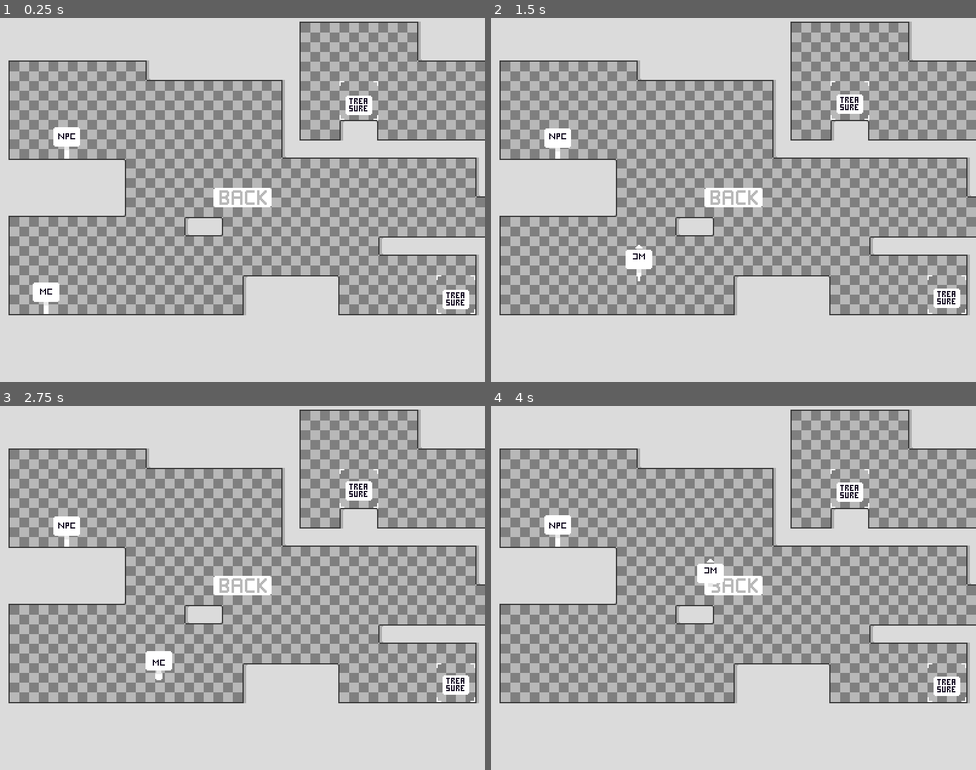
Above: before the commit, frames 1-4 (two rows, left to right).
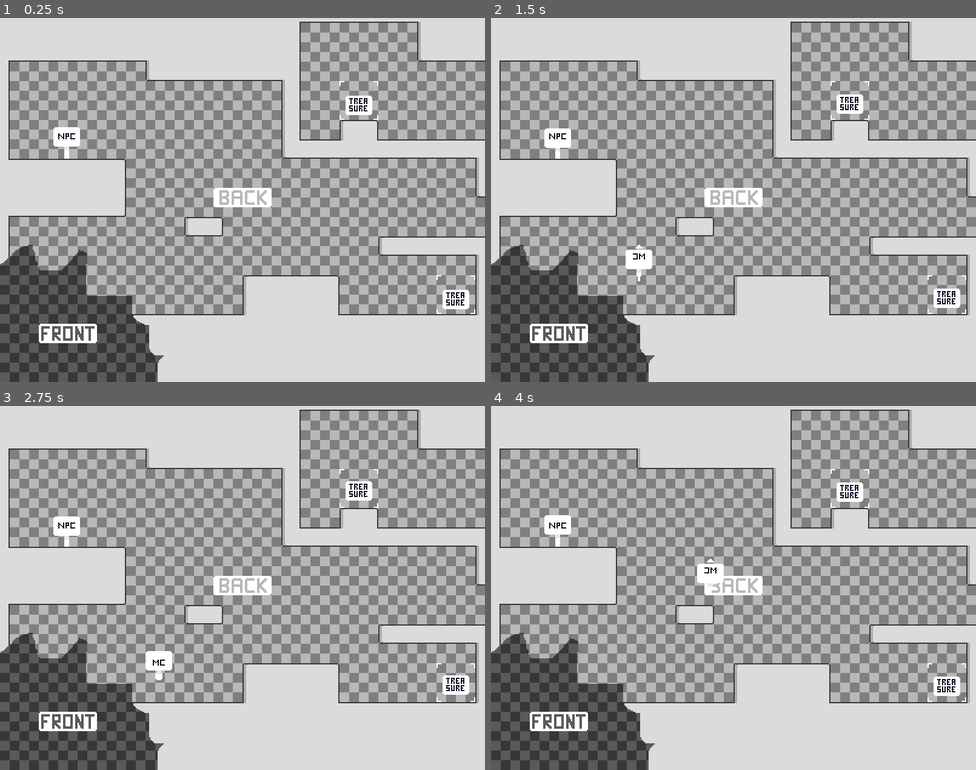
Above: after the commit, the same moments.

Repository: FreezedRain/CustomizablePlatformer
Game: Godot game, scene res://scenes/game.tscn
Two runs of this game, one before a commit and one after it. Both use one fixed random seed, a clock stepped at 60 frames per second and the inputs below.
Inputs:
- Up to frame 1 (0.25 s): no input
- Up to frame 2 (1.5 s): hold D (right) 0.53-1.28 s; hold Space (jump) 0.53-1.28 s; tap E (interact) at 0.6 s; hold A (left) from 1.28 s (still down); tap Space (jump) at 1.35 s
- Up to frame 3 (2.75 s): tap Space (jump) at 1.52, 1.82 s; tap E (interact) at 1.55, 2.1 s; release A (left) at 2.03 s; hold D (right) from 2.03 s (still down); hold Space (jump) from 2.03 s (still down)
- Up to frame 4 (4 s): release Space (jump) at 2.78 s; tap E (interact) at 2.85 s; tap Space (jump) at 3.02, 3.32 s; release D (right) at 3.53 s; hold A (left) from 3.53 s (still down); hold Space (jump) from 3.53 s (still down)

The runs differ from the first frame. In frame 1, 8.9% of the frame differs, in the area x 0-34%, y 62-100%; in frame 2, 8.9%; in frame 3, 8.9%; in frame 4, 8.9%.

Commit message:
Audio

Diff:
--- a/scenes/game.tscn
+++ b/scenes/game.tscn
@@ -6,7 +6,16 @@
 [ext_resource type="Script" path="res://scenes/ui/data_menu.gd" id="3_rya4k"]
 [ext_resource type="Theme" uid="uid://bju5trwlshhcr" path="res://fonts/theme.tres" id="3_wvoig"]
 [ext_resource type="PackedScene" uid="uid://dvckxtysha25e" path="res://scenes/player/player.tscn" id="5_m6w3k"]
-[ext_resource type="Texture2D" uid="uid://s3egxpb8u3ew" path="res://sprites/background/background.png" id="7_y2hoe"]
+[ext_resource type="Script" path="res://scenes/sprites/loadable_texture.gd" id="7_yrr6m"]
+[ext_resource type="AudioStream" uid="uid://ldldcjgg5wje" path="res://audio/Blippy Trance.wav" id="8_7n5mo"]
+
+[sub_resource type="ImageTexture" id="ImageTexture_mcif1"]
+script = ExtResource("7_yrr6m")
+path = "background/background.png"
+
+[sub_resource type="ImageTexture" id="ImageTexture_dwepl"]
+script = ExtResource("7_yrr6m")
+path = "background/foreground.png"
 
 [node name="Game" type="Node"]
 process_mode = 3
@@ -79,7 +88,17 @@
 
 [node name="Background" type="Sprite2D" parent="."]
 z_index = -10
-position = Vector2(218, -2)
-texture = ExtResource("7_y2hoe")
+position = Vector2(218, 0)
+texture = SubResource("ImageTexture_mcif1")
+
+[node name="Foreground" type="Sprite2D" parent="."]
+z_index = 100
+position = Vector2(218, 0)
+texture = SubResource("ImageTexture_dwepl")
+
+[node name="music" type="AudioStreamPlayer" parent="."]
+stream = ExtResource("8_7n5mo")
+volume_db = -10.0
+autoplay = true
 
 [connection signal="pressed" from="CanvasLayer/DataMenu/ReloadButton" to="CanvasLayer/DataMenu" method="_on_reload_button_pressed"]
--- a/scenes/interactable/collectable.gd
+++ b/scenes/interactable/collectable.gd
@@ -1,10 +1,15 @@
 class_name Collectable extends Interactable
+
+var collected = false
 
 func _ready():
 	$Treasure.play("idle")
 
 func enter(interactor):
-	queue_free()
+	if !collected:
+		$collect.play()
+		collected = true
+		$Treasure.hide()
 
 func leave(interactor):
 	pass
--- a/scenes/interactable/collectable.tscn
+++ b/scenes/interactable/collectable.tscn
@@ -1,8 +1,9 @@
-[gd_scene load_steps=9 format=3 uid="uid://sqeggy6dyh5q"]
+[gd_scene load_steps=10 format=3 uid="uid://sqeggy6dyh5q"]
 
 [ext_resource type="Script" path="res://scenes/interactable/collectable.gd" id="1_aibwa"]
 [ext_resource type="Texture2D" uid="uid://brdbsa8aglgvm" path="res://sprites/treasure/treasure_sheet.png" id="2_lrih4"]
 [ext_resource type="Script" path="res://scenes/player/animated_sprite.gd" id="6_im1px"]
+[ext_resource type="AudioStream" uid="uid://dtchs6humo8df" path="res://audio/pickupCoin.wav" id="6_nlyqd"]
 [ext_resource type="Script" path="res://scenes/player/sprite_animation.gd" id="7_0qclk"]
 [ext_resource type="Script" path="res://scenes/sprites/loadable_texture.gd" id="8_r8316"]
 
@@ -35,3 +36,6 @@
 region_rect = Rect2(0, 0, 32, 32)
 script = ExtResource("6_im1px")
 animations = Array[ExtResource("7_0qclk")]([SubResource("Resource_a1euc")])
+
+[node name="collect" type="AudioStreamPlayer" parent="."]
+stream = ExtResource("6_nlyqd")
--- a/scenes/interactable/text_interactable.gd
+++ b/scenes/interactable/text_interactable.gd
@@ -21,6 +21,7 @@
 func interact(interactor):
 	super.interact(interactor)
 	blip.hide()
+
 	if text_box.is_busy:
 		text_box.try_skip()
 		return
@@ -33,3 +34,6 @@
 
 	text_box.show_text(messages[message_idx])
 	message_idx += 1
+
+	$bloop.pitch_scale = randf_range(0.9, 1.1)
+	$bloop.play()
--- a/scenes/interactable/text_interactable.tscn
+++ b/scenes/interactable/text_interactable.tscn
@@ -8,6 +8,7 @@
 [ext_resource type="Script" path="res://scenes/sprites/loadable_texture.gd" id="5_hkh2o"]
 [ext_resource type="Texture2D" uid="uid://dc1klkna811wv" path="res://sprites/npc/npc_sheet.png" id="5_rdvao"]
 [ext_resource type="Script" path="res://scenes/player/sprite_animation.gd" id="6_b7qsi"]
+[ext_resource type="AudioStream" uid="uid://gkbtki8wp041" path="res://audio/bloop.wav" id="9_8frhe"]
 
 [sub_resource type="ImageTexture" id="ImageTexture_r76wj"]
 script = ExtResource("5_hkh2o")
@@ -72,3 +73,6 @@
 region_rect = Rect2(0, 0, 32, 32)
 script = ExtResource("5_dy35k")
 animations = Array[ExtResource("6_b7qsi")]([SubResource("Resource_y1jj3")])
+
+[node name="bloop" type="AudioStreamPlayer" parent="." index="4"]
+stream = ExtResource("9_8frhe")
--- a/scenes/player/player.gd
+++ b/scenes/player/player.gd
@@ -84,8 +84,12 @@
 	global_position += Vector2.UP * 0.025 * multiplier
 	velocity.y = -JUMP_VELOCITY * multiplier
 	did_jump = true
+	$jump.pitch_scale = randf_range(0.8, 1);
+	$jump.play()
 
 func _on_landed():
+	$hit.pitch_scale = randf_range(1.1, 1.3);
+	$hit.play()
 	t_left_ground = 0
 	did_jump = false
 	just_landed = true
--- a/scenes/player/player.tscn
+++ b/scenes/player/player.tscn
@@ -1,11 +1,13 @@
-[gd_scene load_steps=17 format=3 uid="uid://dvckxtysha25e"]
+[gd_scene load_steps=19 format=3 uid="uid://dvckxtysha25e"]
 
 [ext_resource type="Script" path="res://scenes/player/player.gd" id="1_5gihh"]
 [ext_resource type="Script" path="res://scenes/sprites/loadable_texture.gd" id="5_jigj3"]
 [ext_resource type="Script" path="res://scenes/player/animated_sprite.gd" id="6_5x17l"]
+[ext_resource type="AudioStream" uid="uid://di0phaa6sdvst" path="res://audio/jump.wav" id="7_3e4yh"]
 [ext_resource type="Script" path="res://scenes/player/sprite_animation.gd" id="7_45es4"]
 [ext_resource type="Texture2D" uid="uid://c3y6piwc8hctl" path="res://sprites/player/char_idle.png" id="8_7ahfc"]
 [ext_resource type="Script" path="res://scenes/interactable/interactor.gd" id="8_fhok7"]
+[ext_resource type="AudioStream" uid="uid://d0xe42h3c5ypl" path="res://audio/hitHurt.wav" id="8_fhs6h"]
 
 [sub_resource type="ImageTexture" id="ImageTexture_y6uc5"]
 script = ExtResource("5_jigj3")
@@ -82,5 +84,14 @@
 [node name="CollisionShape2D" type="CollisionShape2D" parent="Interactor"]
 shape = SubResource("CircleShape2D_7n6sy")
 
+[node name="jump" type="AudioStreamPlayer" parent="."]
+stream = ExtResource("7_3e4yh")
+volume_db = -10.0
+
+[node name="hit" type="AudioStreamPlayer" parent="."]
+stream = ExtResource("8_fhs6h")
+volume_db = -10.0
+pitch_scale = 1.3
+
 [connection signal="area_entered" from="Interactor" to="Interactor" method="_on_area_entered"]
 [connection signal="area_exited" from="Interactor" to="Interactor" method="_on_area_exited"]
Not shown, added: audio/Blippy Trance.wav.import
Not shown, added: audio/bloop.wav.import
Not shown, added: audio/hitHurt.wav.import
Not shown, added: audio/jump.wav.import
Not shown, added: audio/pickupCoin.wav.import
Not shown: 1 places in scenes/game.tscn that only renumber resources
Not shown: 1 places in scenes/interactable/text_interactable.tscn that only renumber resources
Binary file changed: sprites/background/background.png
Binary file added: sprites/background/foreground.png
Not shown, added: sprites/background/foreground.png.import
Not shown, added: audio/Blippy Trance.wav
Not shown, added: audio/bloop.wav
(and 3 more such lines)
